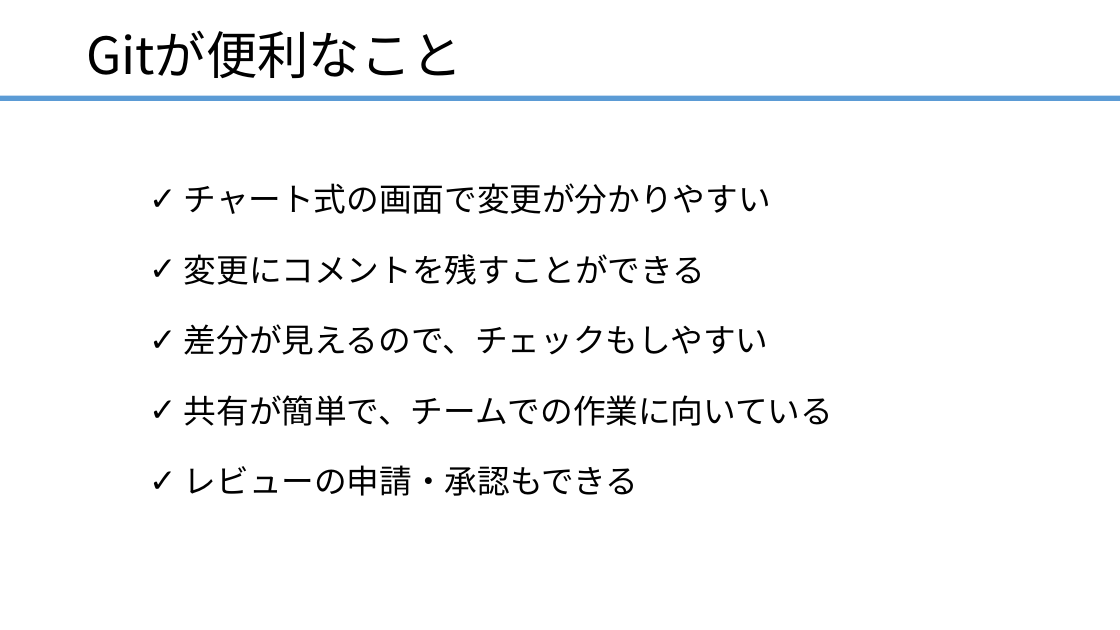
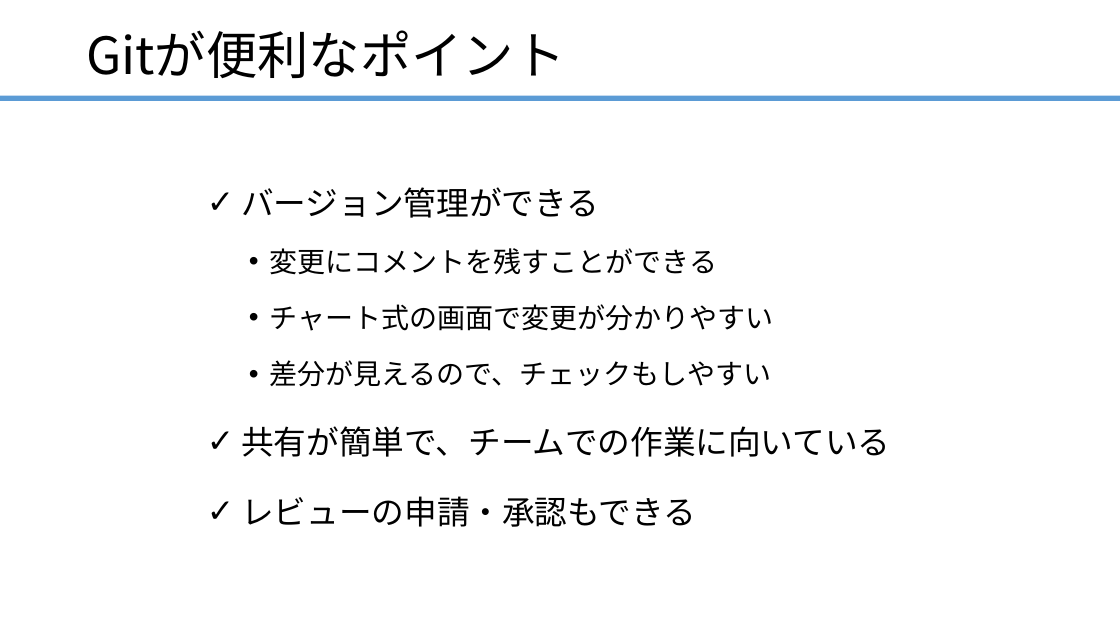
Before and after one commit to ainsAins/git4beginners, a slide deck: slide 5 of ハンズオン_Git入門.pptx. Drawn at 1120x630 pixels with LibreOffice and Linux fonts; fonts in the diff are those of the drawing. Boxes give left, top, right and bottom in pixels: in the first picture for what was removed or moved away, otherwise in the second. Text is boxed around its words. In the diff, an @@ line names an element or a change of style, - is before the commit and + after.

Commit message:
資料変更

```diff
--- a/ハンズオン_Git入門.pptx
+++ b/ハンズオン_Git入門.pptx
@@ title at (86, 30, 565, 78): text changed @@
-Gitが便利なこと
+Gitが便利なポイント
@@ text "バージョン管理ができる": place and size @@
-text "バージョン管理ができる" at (184, 183, 833, 496)
+text "バージョン管理ができる" at (241, 187, 890, 527)
@@ text at (241, 187, 717, 275): paragraphs added @@
+✓ バージョン管理ができる
+  • 変更にコメントを残すことができる
@@ text at (184, 254, 705, 285): paragraph removed @@
-✓ 変更にコメントを残すことができる
@@ text at (270, 304, 774, 387): size 28 to 24 pt in "チャート式の画面で変更が分かりやすい", "差分が見えるので、チェックもしやすい"; bullet ✓ to •; list level 1 to 2 in "チャート式の画面で変更が分かりやすい"; list level 1 to 2 in "差分が見えるので、チェックもしやすい" @@
```
Also in this commit, not shown: 5 other slides changed, 7 slides added.
